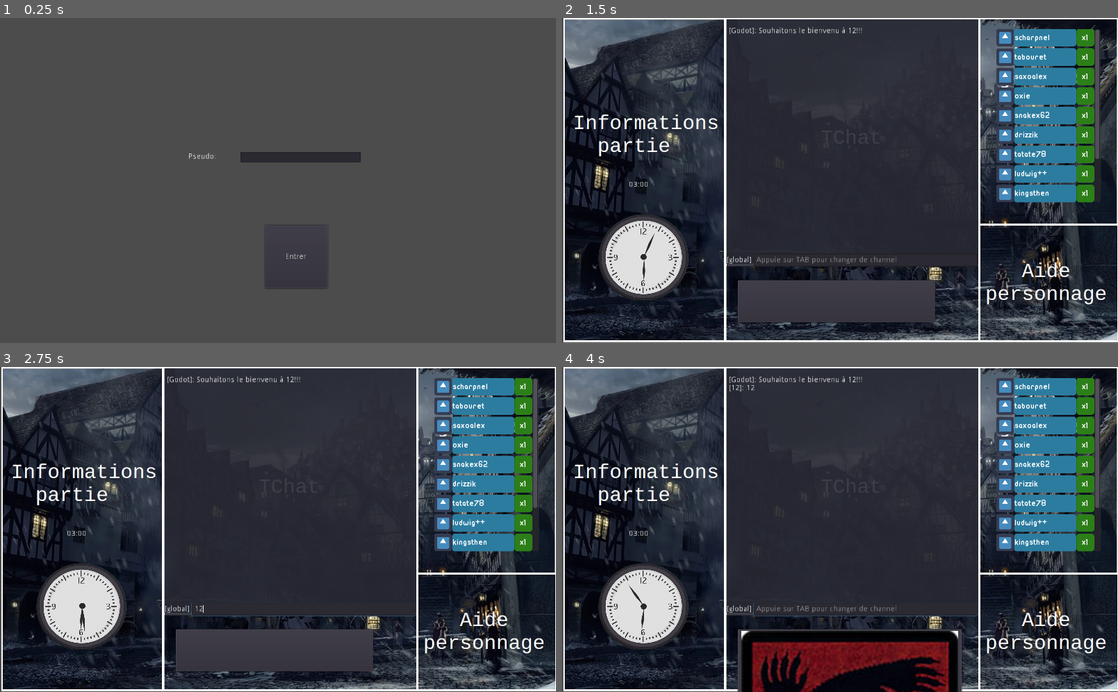
Above: before the commit, frames 1-4 (two rows, left to right).
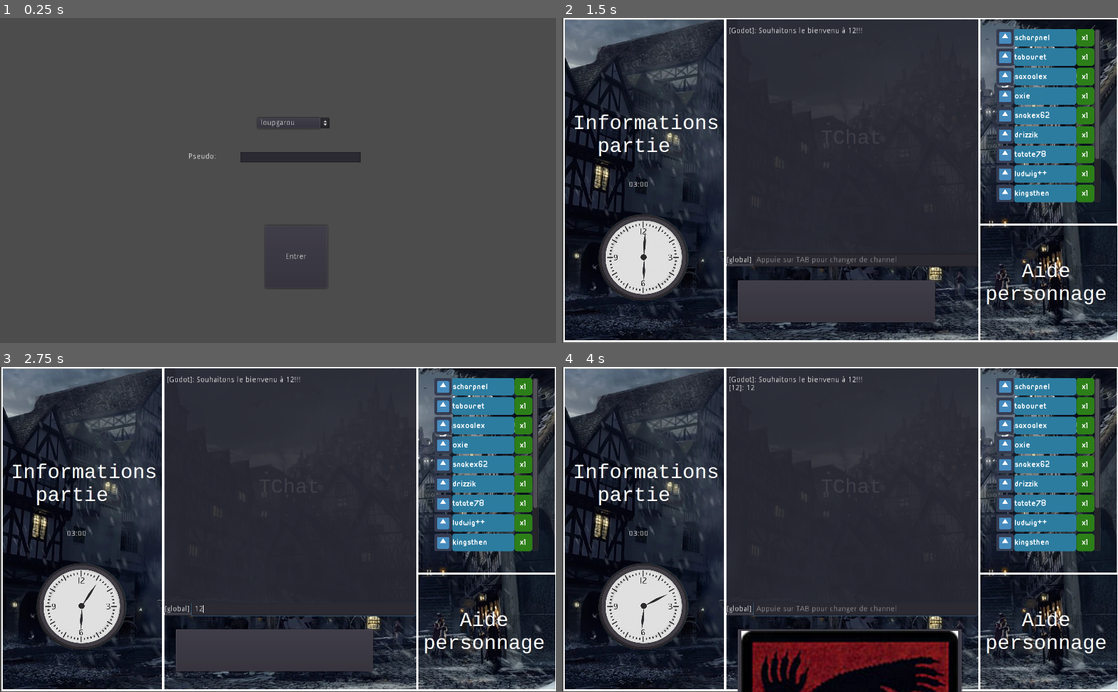
Above: after the commit, the same moments.

Repository: Tim301/Loup_Garou
Game: Godot game, scene res://Bin/Scenes/Lobby.tscn
Same seed, same stepped clock (60 frames per second), same inputs: the game is played once before the commit and once after it. The engine's default icon, where the game draws it, is replaced by a stand-in: a white triangle on a blue panel in a dark square.
Inputs (mouse positions are in pixels of both pictures, inside the frame that each line leads up to):
- Up to frame 1 (0.25 s): no input
- Up to frame 2 (1.5 s): click (862, 157) at 0.52 s; type "12" at 0.6 s; click "Entrer" at 1.25 s
- Up to frame 3 (2.75 s): click (305, 607) at 2.02 s; type "12" at 2.1 s
- Up to frame 4 (4 s): click (834, 649) at 2.75 s; tap Enter at 3.5, 3.6 s; move the mouse to (962, 513) at 3.52 s

The runs differ from the first frame. In frame 1, 0.1% of the frame differs, in the area x 47-60%, y 30-34%; in frame 2, less than 0.1%; in frame 3, less than 0.1%; in frame 4, less than 0.1%.
Error in both runs: Internal script error! Opcode: 38 (please report). (res://Chronometer.gd:5)

Commit message:
(Debug) role selector

Diff:
--- a/Godot_Project/Bin/Scenes/Lobby.tscn
+++ b/Godot_Project/Bin/Scenes/Lobby.tscn
@@ -36,5 +36,15 @@
 "_edit_lock_": true,
 "_edit_use_anchors_": false
 }
+
+[node name="OptionButton" type="OptionButton" parent="."]
+margin_left = 473.746
+margin_top = 184.101
+margin_right = 606.746
+margin_bottom = 204.101
+__meta__ = {
+"_edit_use_anchors_": false
+}
 [connection signal="text_changed" from="Pseudo" to="." method="_on_Pseudo_text_changed"]
 [connection signal="button_down" from="Validate" to="." method="_on_Validate_button_down"]
+[connection signal="item_selected" from="OptionButton" to="." method="_role_selected"]
--- a/Godot_Project/Clock.gd
+++ b/Godot_Project/Clock.gd
@@ -17,4 +17,4 @@
 		emit_signal("finish")
 	else:
 		get_node("Petit_Eguille").rotation_degrees = (float(OS.get_ticks_msec() - startTime)/time) *360
-		get_node("Grand_Eguille").rotation_degrees = (float(OS.get_ticks_msec() - startTime)/time) *360*60
+		get_node("Grand_Eguille").rotation_degrees = (float(OS.get_ticks_msec() - startTime)/time) *360*12
--- a/Godot_Project/Lobby.gd
+++ b/Godot_Project/Lobby.gd
@@ -1,13 +1,22 @@
 extends Node2D
 
-
+onready var role = get_node("OptionButton")
+var selected_role = "loupgarou"
 # Called when the node enters the scene tree for the first time.
 func _ready():
-	pass # Replace with function body.
+	role.add_item("loupgarou")
+	role.add_item("chaman")
+	role.add_item("villagoies")
 
 func _on_Pseudo_text_changed():
 	Global.Pseudo = get_node("Pseudo").text
 
 func _on_Validate_button_down():
+	Global.role = selected_role
 	Global.List_Joueurs.append(Global.Pseudo)
 	get_tree().change_scene("res://Bin/Scenes/Partie.tscn")
+
+
+func _role_selected(index):
+	print(role.get_item_text(index))
+	selected_role = role.get_item_text(index)
--- a/Godot_Project/project.godot
+++ b/Godot_Project/project.godot
@@ -53,6 +53,8 @@
 
 [display]
 
+window/size/test_width=1920
+window/size/test_height=1125
 window/dpi/allow_hidpi=true
 window/stretch/mode="2d"
 window/stretch/aspect="keep"
Not shown, changed: Godot_Project/.DS_Store
